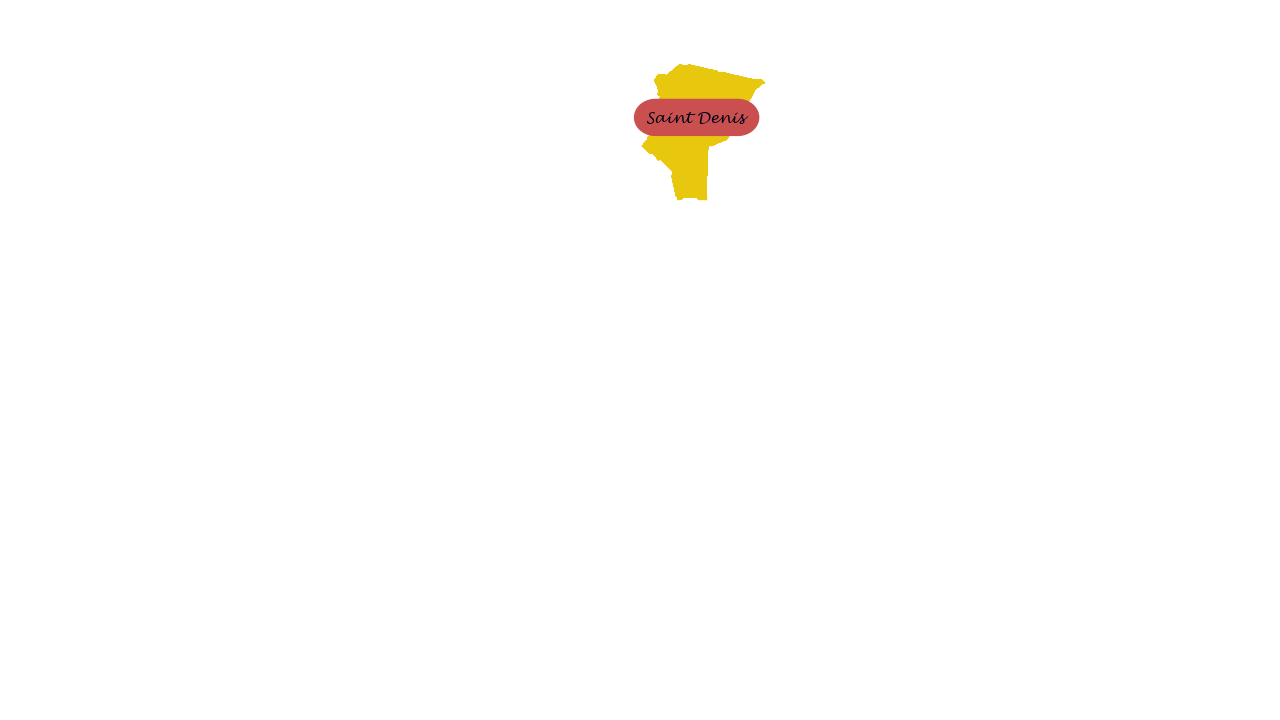
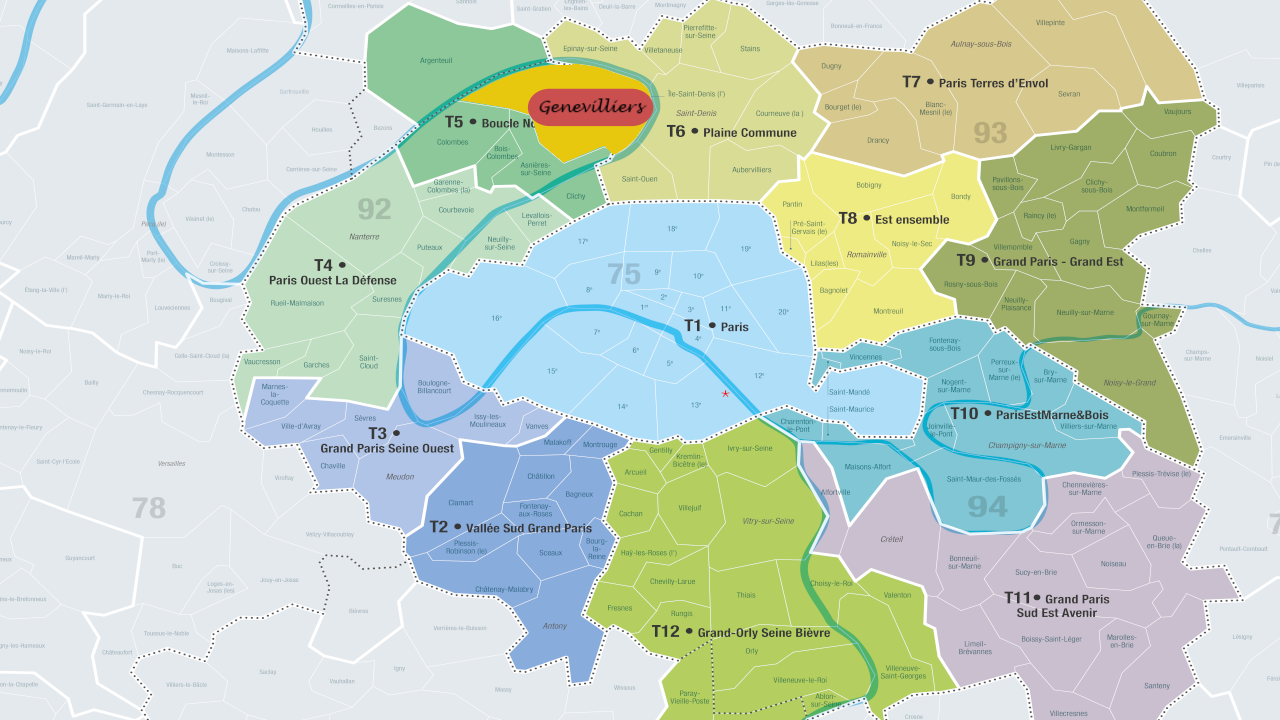
Revision of a layered (1280, 720) image; what changed, layer by layer:
added group "genevilliers sélectionné" with 3 layers above "Saint denis" over [461, 64, 654, 163]
added layer "Genevilliers #1" in group "genevilliers sélectionné" over [539, 98, 647, 115]
added layer "Copie de fond noir #2" in group "genevilliers sélectionné" over [527, 88, 654, 127]
added layer "fond noir #2" in group "genevilliers sélectionné" over [461, 64, 652, 163]
hid group "Saint denis" (4 layers) over [633, 64, 766, 201]
showed "Copie de Calque copié", painted on it over [0, 0, 1280, 720]
showed "Calque copié" over [0, 0, 1280, 720]
